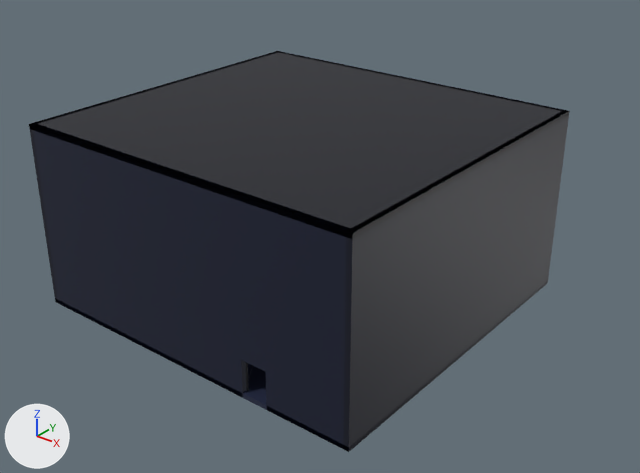
Renders of the glTF model www/bake/hallCurve.glb from each side of a commit.
Camera for both pictures: a 50 mm camera at (20.1, 21.7, 36.3) aimed at (-18.6, 70.1, 6.3). Arrows for +X, +Y and +Z are at lower left; the lights stay in place. The older version comes first. Vertices at exactly the same position are counted once.

In view in the first picture: 'hallCurve'.
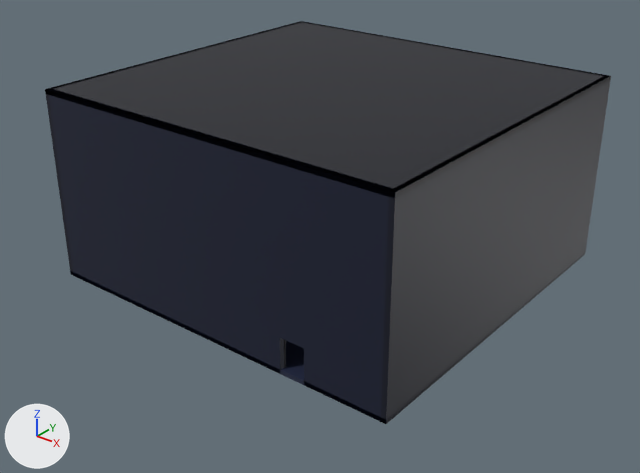
Boxes (x1, y1, x2, y2) around the edits, measured in the pictures (640 x 473 px):
'hallCurve', reshaped
    before: (29, 51, 570, 452)
    after: (45, 21, 611, 424)
part 1 of me_hallcurve, rebuilt (not visible afterwards)
    before: (247, 363, 253, 381)
part 2 of me_hallcurve, rebuilt
    before: (29, 51, 570, 452)
    after: (45, 21, 611, 424)

What the commit changed:
me_hallcurve is used by ob_hallcurve; location (0.0, 0.0, 0.0).
me_hallcurve had 3702 vertices, 6301 faces and spanned x -32.1..-4.2, y 54.8..80.8, z 2.5..16.6.
me_hallcurve now has 4074 vertices, 6905 faces and spans x -35.2..-4.2, y 58.6..88.0, z 2.2..17.6.
me_hallcurve part 1: the loose piece of 370 vertices spanning x -31.6..-12.7, y 55.1..80.5, z 2.8..4.7 is rebuilt with 422 vertices and now spans x -34.8..-12.9, y 58.9..87.7, z 2.5..4.7.
me_hallcurve part 2: the loose piece of 108 vertices spanning x -32.0..-4.2, y 54.8..80.8, z 2.5..16.6 is rebuilt with 108 vertices and now spans x -35.2..-4.2, y 58.6..88.0, z 2.2..17.6.
Other edits to the shape of me_hallcurve do not show in these pictures.
